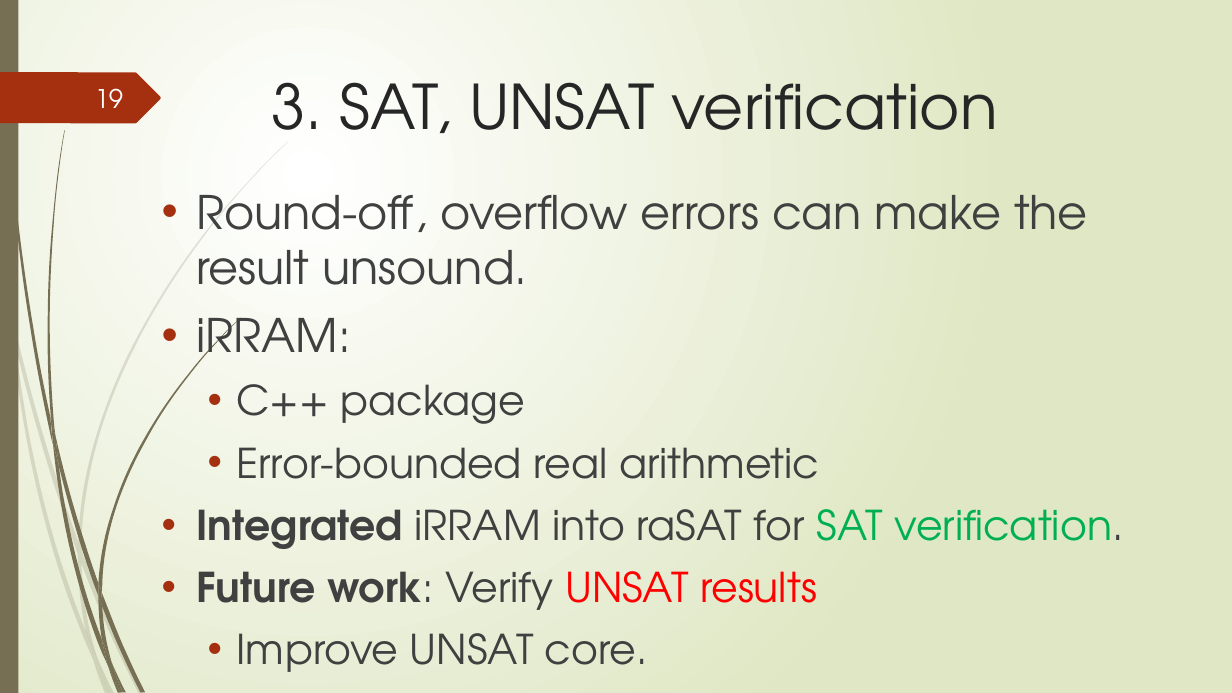
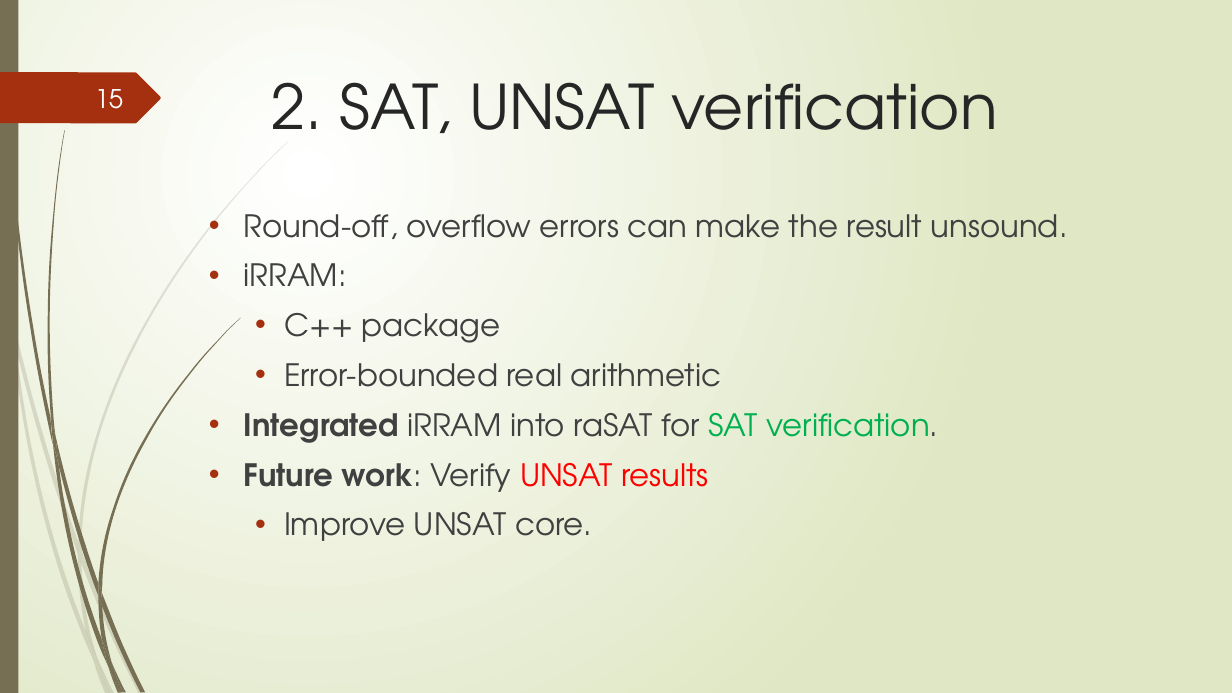
Before and after one commit to tungvx/raSAT, a slide deck: slide 15 of report/midterm.pptx (slide 19 before the commit). Drawn at 1232x693 pixels with LibreOffice and Linux fonts; fonts in the diff are those of the drawing. Boxes give left, top, right and bottom in pixels: in the first picture for what was removed or moved away, otherwise in the second. Text is boxed around its words. In the diff, an @@ line names an element or a change of style, - is before the commit and + after.

```diff
--- a/report/midterm.pptx
+++ b/report/midterm.pptx
@@ page number at (95, 89, 123, 109): text changed @@
-19
+15
@@ title at (271, 82, 997, 133): text changed @@
-3. SAT, UNSAT verification
+2. SAT, UNSAT verification
@@ text "Round-off, overflow errors can make ...": place and size @@
-text "Round-off, overflow errors can make ..." at (196, 195, 1123, 672)
+text "Round-off, overflow errors can make ..." at (244, 214, 1068, 541)
@@ text "Round-off, overflow errors can make ..." at (244, 214, 1068, 541): size 36 to 24 pt in "Round-off, overflow errors can make the result ...", "iRRAM:"; size 32 to 24 pt in "C++ package", "Error-bounded real arithmetic", "Integrated iRRAM into raSAT for SAT verification.", "Future work: Verify UNSAT results" and 1 more places @@
```
Also in this commit, not shown: 12 other slides changed, 5 slides added, 11 slides removed, 4 other files.
